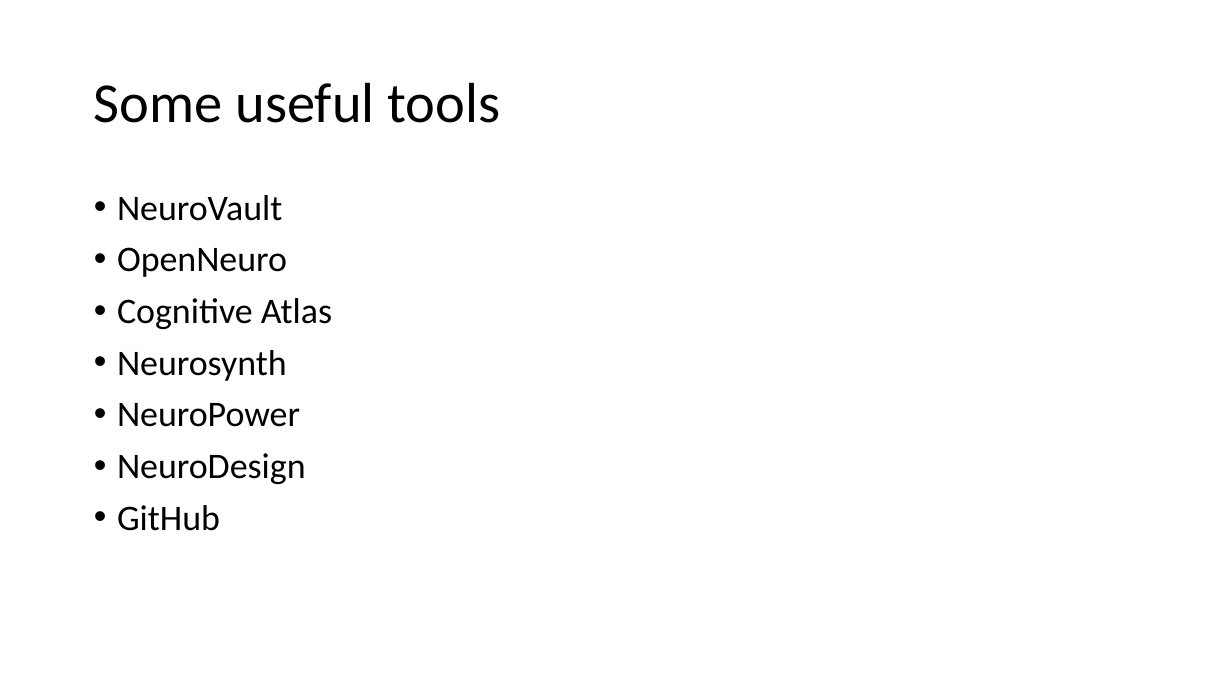
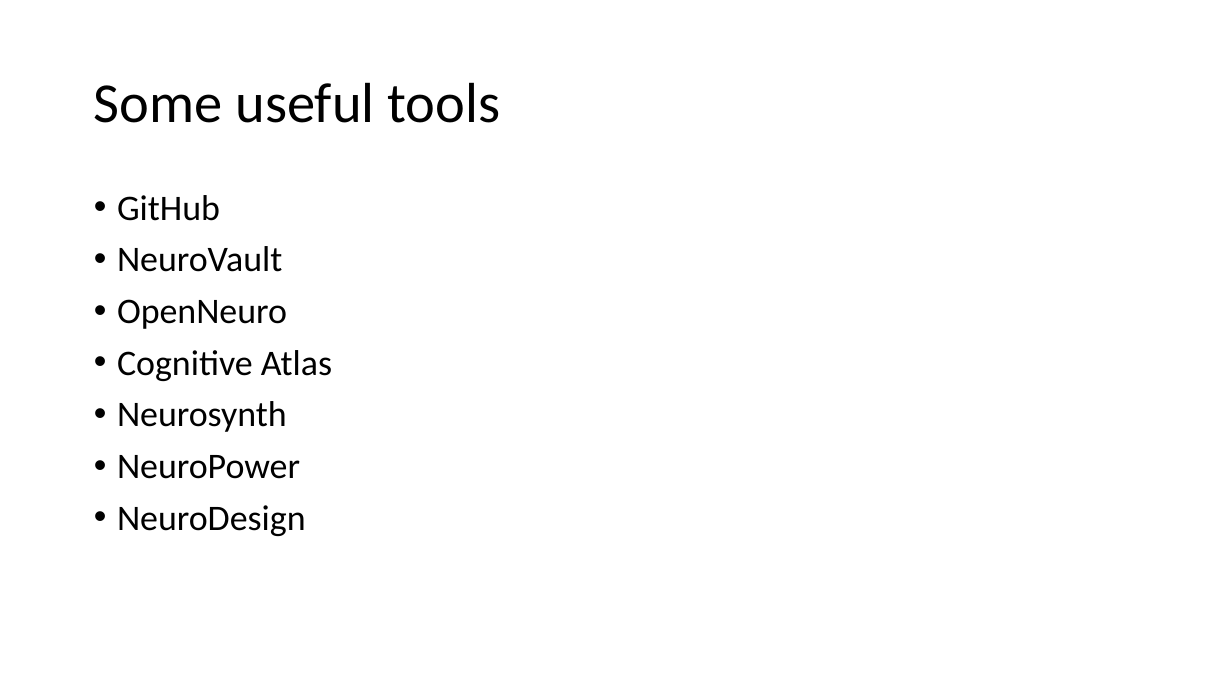
Before and after one commit to fiuneuro/training-week-2019, a slide deck: slide 7 of day1/06_community_resources.pptx (slide 5 before the commit). Drawn at 1232x693 pixels with LibreOffice and Linux fonts; fonts in the diff are those of the drawing. Boxes give left, top, right and bottom in pixels: in the first picture for what was removed or moved away, otherwise in the second. Text is boxed around its words. In the diff, an @@ line names an element or a change of style, - is before the commit and + after.

```diff
--- a/day1/06_community_resources.pptx
+++ b/day1/06_community_resources.pptx
@@ text at bbox=[117, 195, 220, 221]: paragraph added @@
+• GitHub
@@ text at bbox=[117, 505, 220, 531]: paragraph removed @@
-• GitHub
```
Also in this commit, not shown: 4 other slides changed, 2 slides added, 4 other files.
